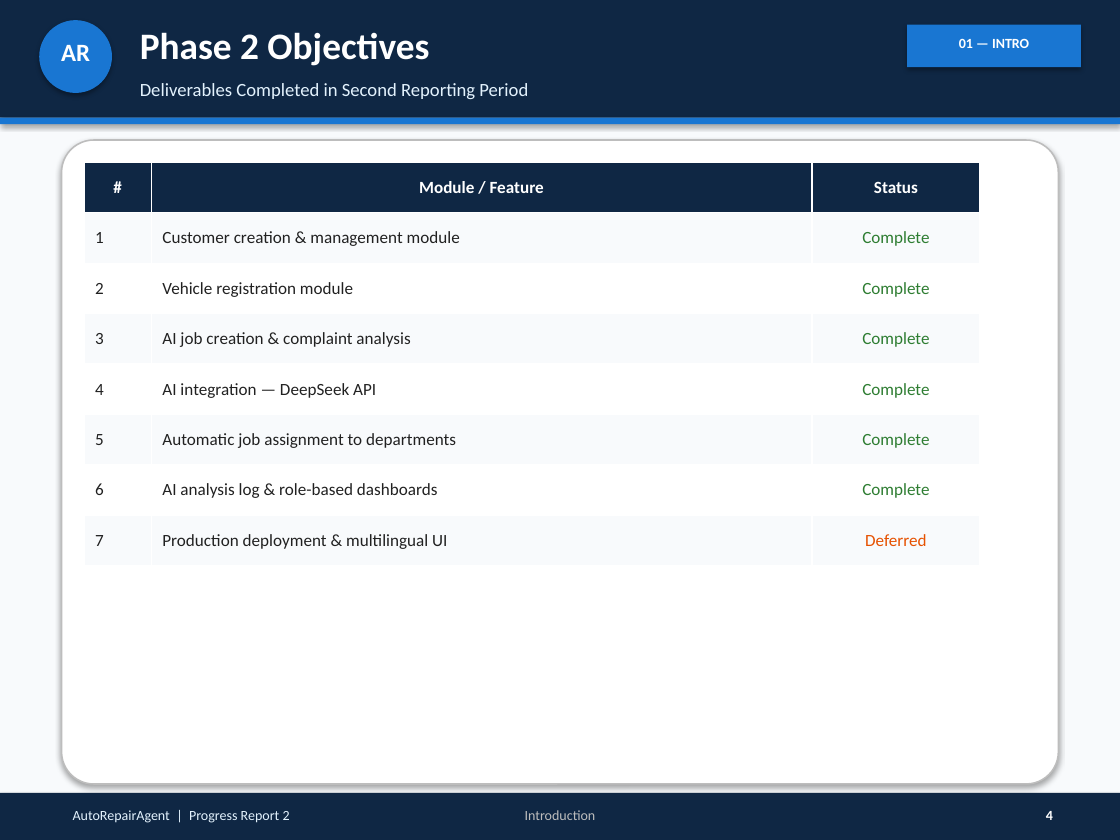
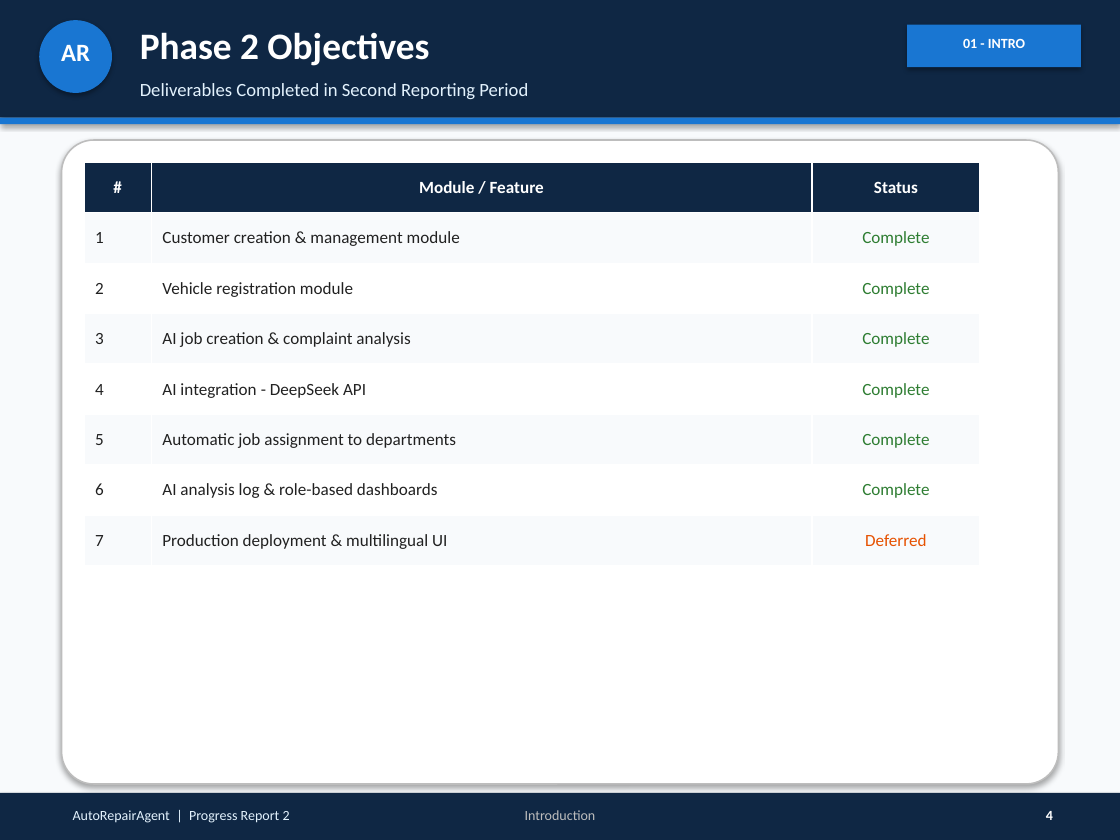
Before and after one commit to anish452/AutoWorkshop, a slide deck: slide 4 of docs/Progress_Report_2_AutoRepairAgent.pptx. Drawn at 1120x840 pixels with LibreOffice and Linux fonts; fonts in the diff are those of the drawing. Boxes give left, top, right and bottom in pixels: in the first picture for what was removed or moved away, otherwise in the second. Text is boxed around its words. In the diff, an @@ line names an element or a change of style, - is before the commit and + after.

```diff
--- a/docs/Progress_Report_2_AutoRepairAgent.pptx
+++ b/docs/Progress_Report_2_AutoRepairAgent.pptx
@@ text at bbox=[963, 39, 1025, 48]: text changed @@
-01 — INTRO
+01 - INTRO
@@ table at bbox=[84, 162, 980, 566] @@
-row 5, column 2: AI integration — DeepSeek API
+row 5, column 2: AI integration - DeepSeek API
```
Also in this commit, not shown: 18 other slides changed, 1 slide removed, 15 other files.
